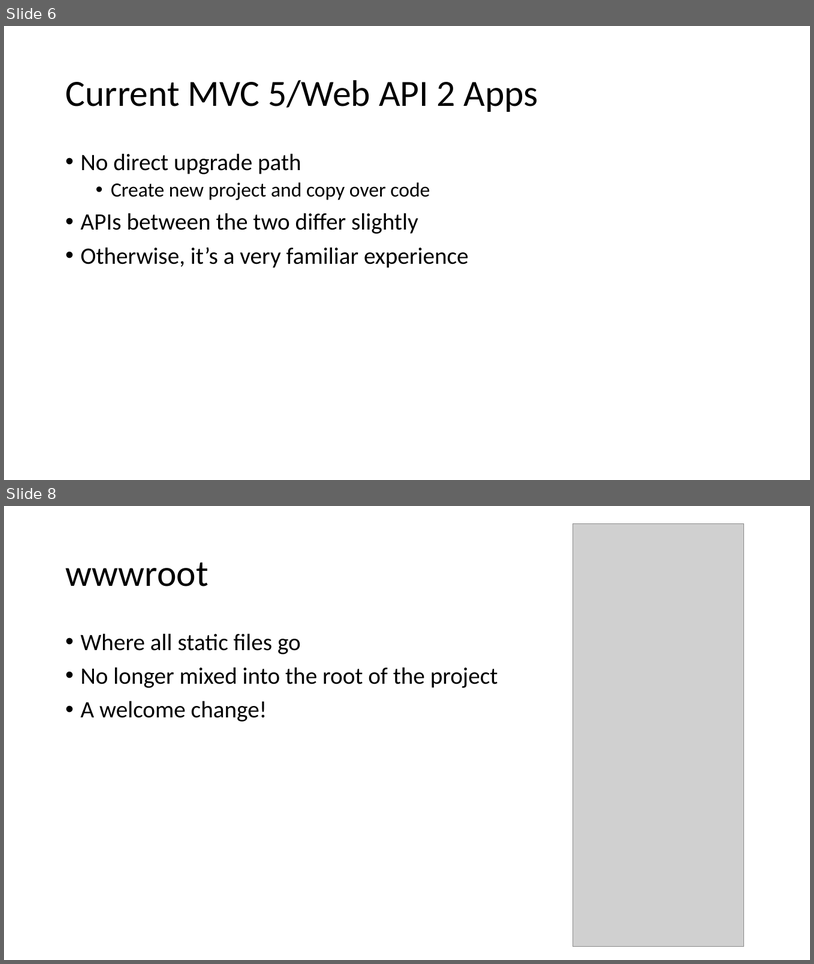
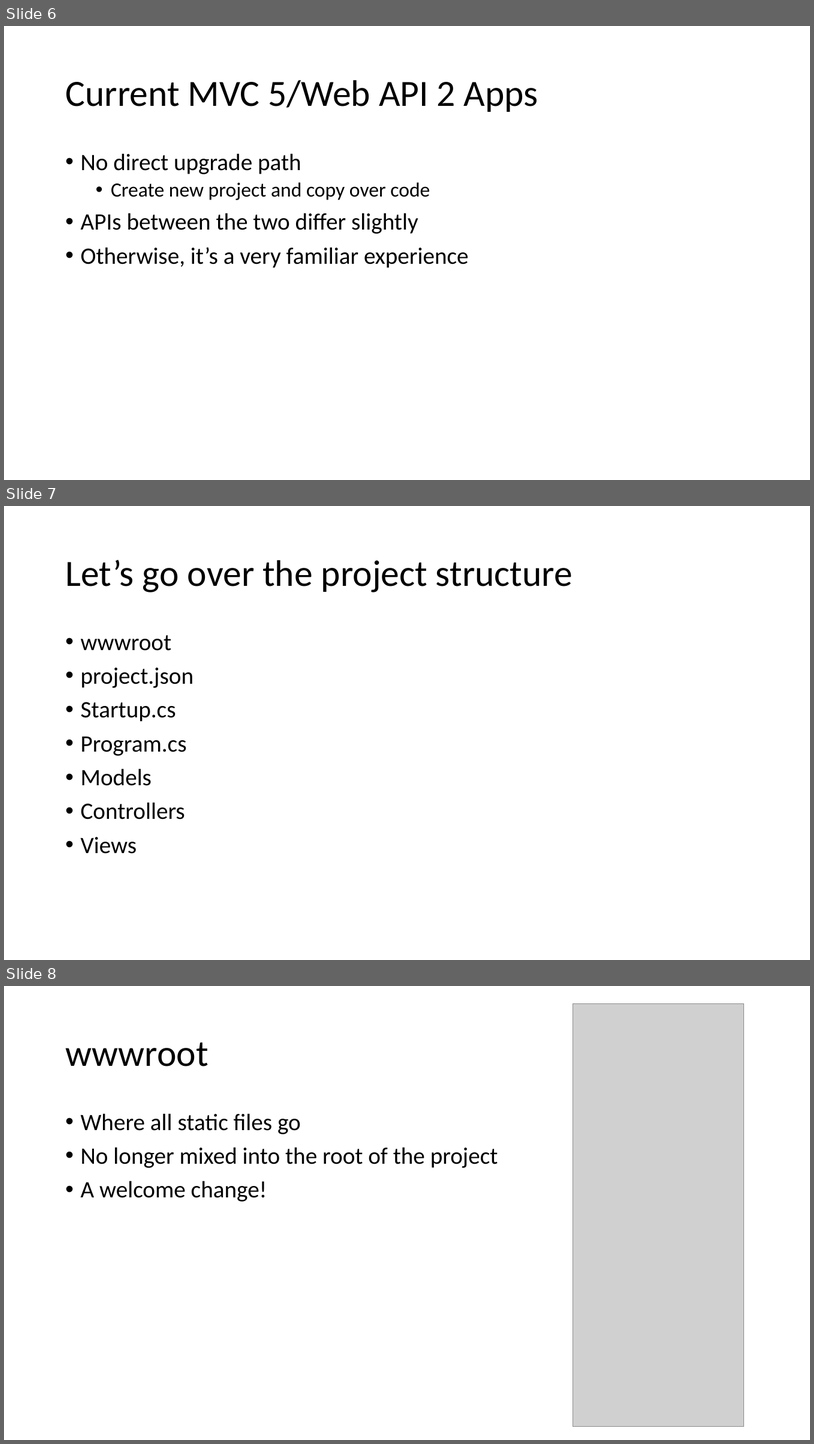
Before and after one commit to schneidenbach/Angular2-AspNetCore-TypeScript-Workshop, a slide deck: slides/7 - ASP.NET Core.pptx. Shown one above the other, each under a label of ours: slides 6 and 8 before the commit, slides 6, 7 and 8 after it; the slides between them are not shown. The pictures are 814x964 and 814x1444 pixels, drawn with LibreOffice and Linux fonts; fonts in the diff are those of the drawing; grey boxes stand for pictures. Boxes give left, top, right and bottom in pixels: in the first picture for what was removed or moved away, otherwise in the second. Text is boxed around its words. In the diff, an @@ line names an element or a change of style, - is before the commit and + after.

```diff
--- a/slides/7 - ASP.NET Core.pptx
+++ b/slides/7 - ASP.NET Core.pptx
@@ slide 7 added at <box>4,506,810,960</box>, background #FFFFFF @@
@@ title added at <box>65,560,573,592</box>, 44 pt, text #000000 @@
+Let’s go over the project structure
@@ text added at <box>81,635,194,853</box>, 28 pt, text #000000 @@
+• wwwroot
+• project.json
+• Startup.cs
+• Program.cs
+• Models
+• Controllers
+• Views
```
Also in this commit, not shown: 3 other slides added, 4 slides removed, 1 other file.
